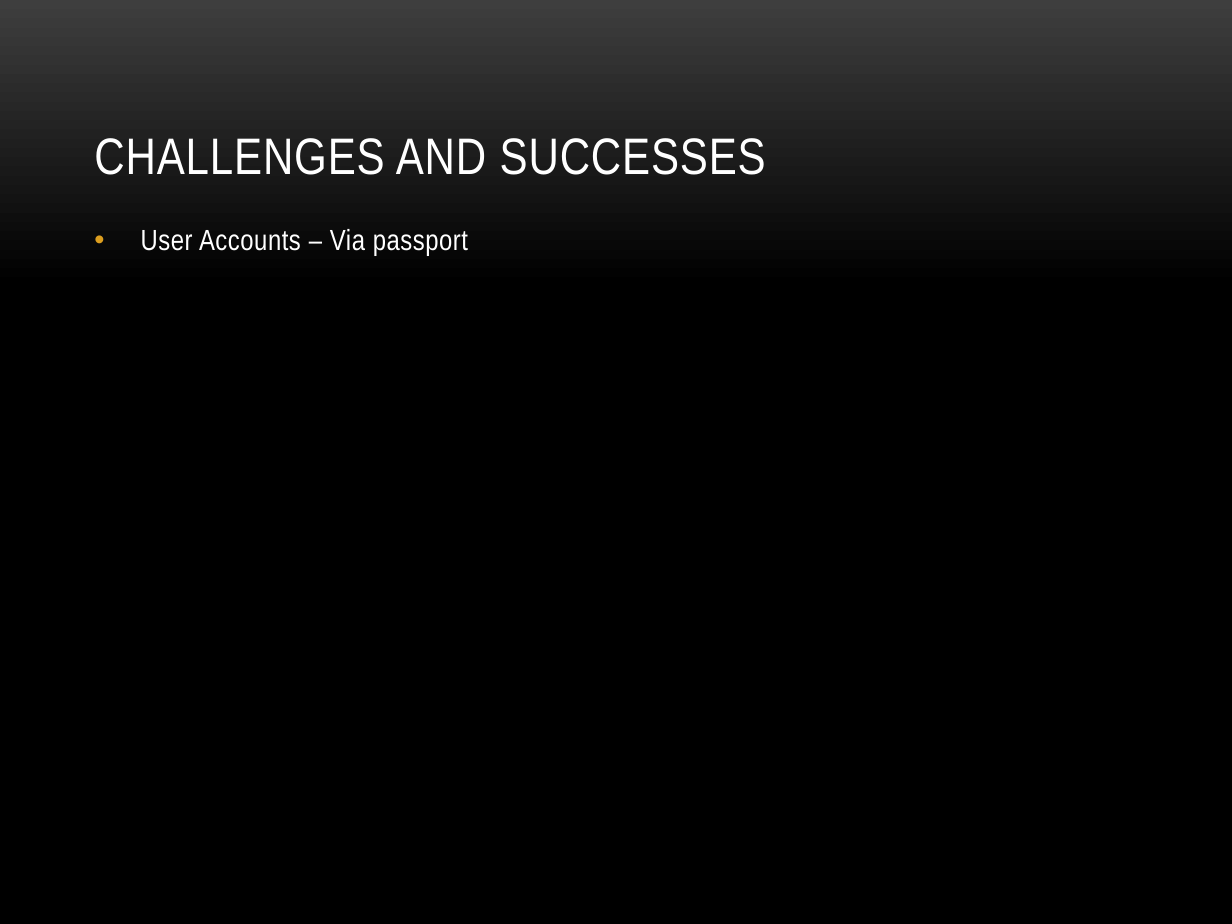
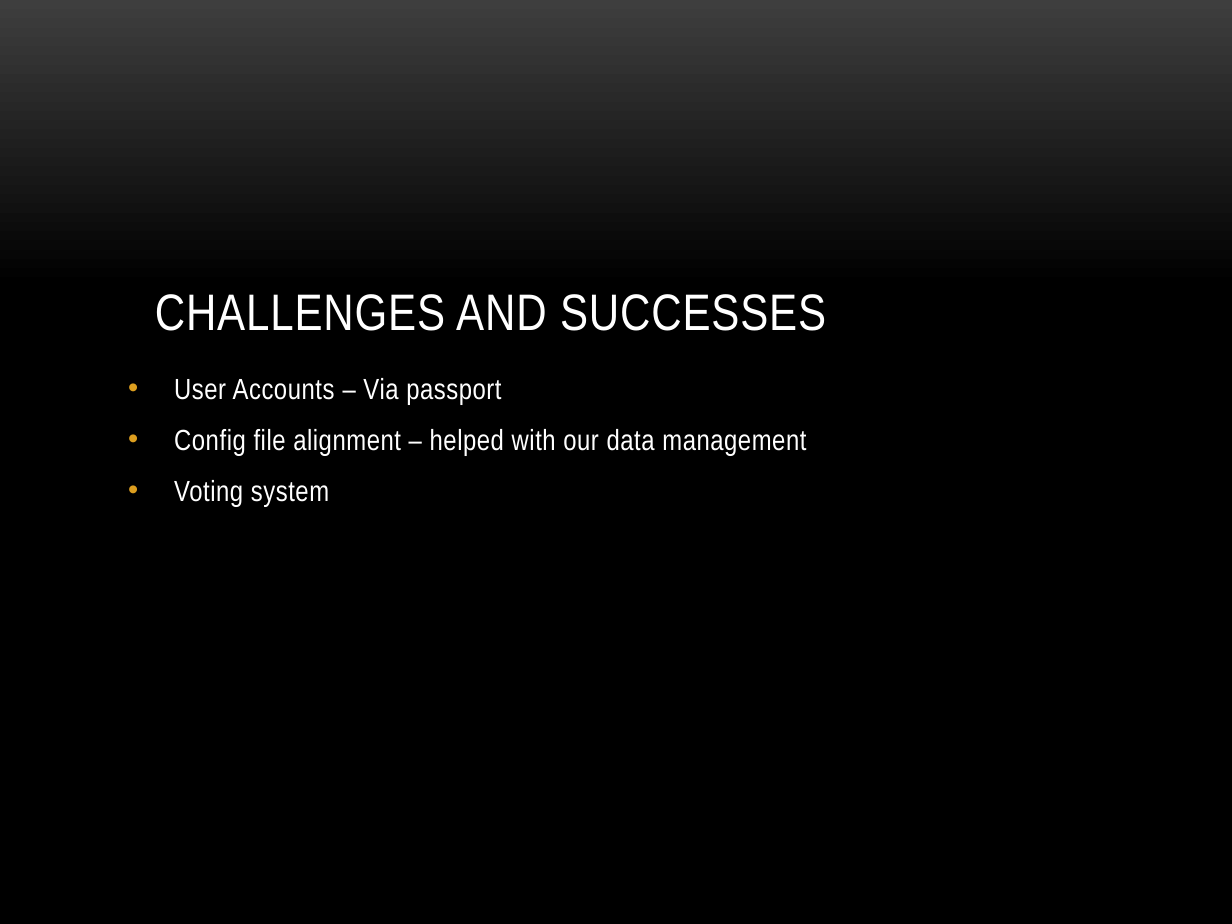
Before and after one commit to dmaddox/Binge, a slide deck: slide 7 of BINGE.pptx (slide 6 before the commit). Drawn at 1232x924 pixels with LibreOffice and Linux fonts; fonts in the diff are those of the drawing; background and template pictures are left out. Boxes give left, top, right and bottom in pixels: in the first picture for what was removed or moved away, otherwise in the second. Text is boxed around its words. In the diff, an @@ line names an element or a change of style, - is before the commit and + after.

```diff
--- a/BINGE.pptx
+++ b/BINGE.pptx
@@ title "CHALLENGES AND SUCCESSES": place and size @@
-title "CHALLENGES AND SUCCESSES" at (94, 138, 766, 175)
+title "CHALLENGES AND SUCCESSES" at (155, 294, 826, 331)
@@ text "User Accounts – Via passport": place and size @@
-text "User Accounts – Via passport" at (141, 229, 468, 256)
+text "User Accounts – Via passport" at (174, 378, 806, 507)
@@ text at (174, 429, 806, 507): paragraphs added @@
+• Config file alignment – helped with our data management
+• Voting system
```
Also in this commit, not shown: 4 other slides changed, 3 slides added, 2 slides removed.
